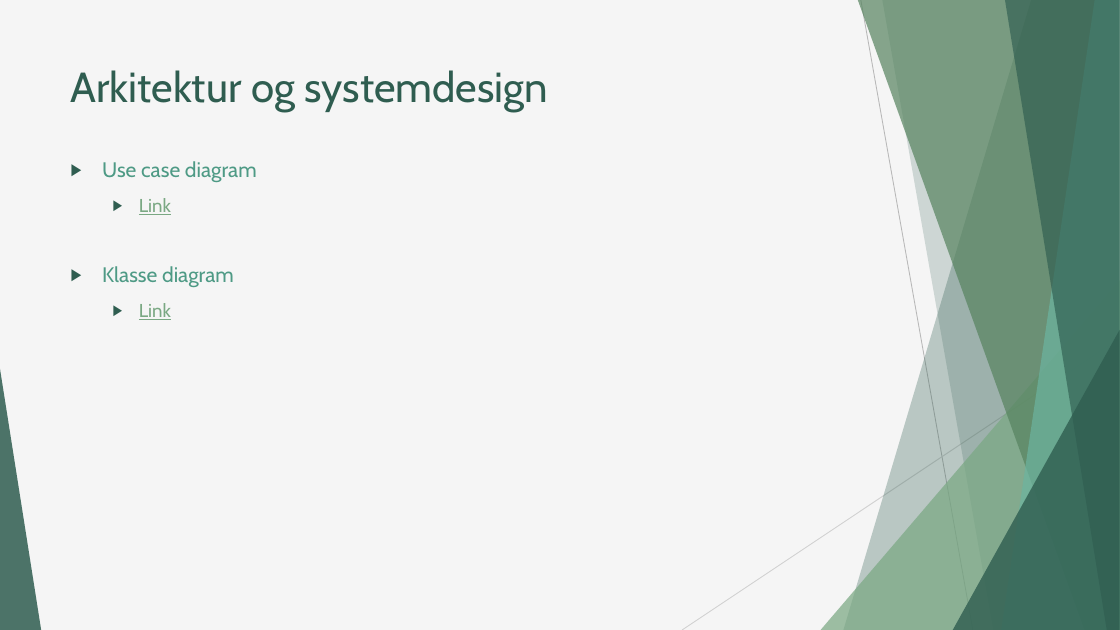
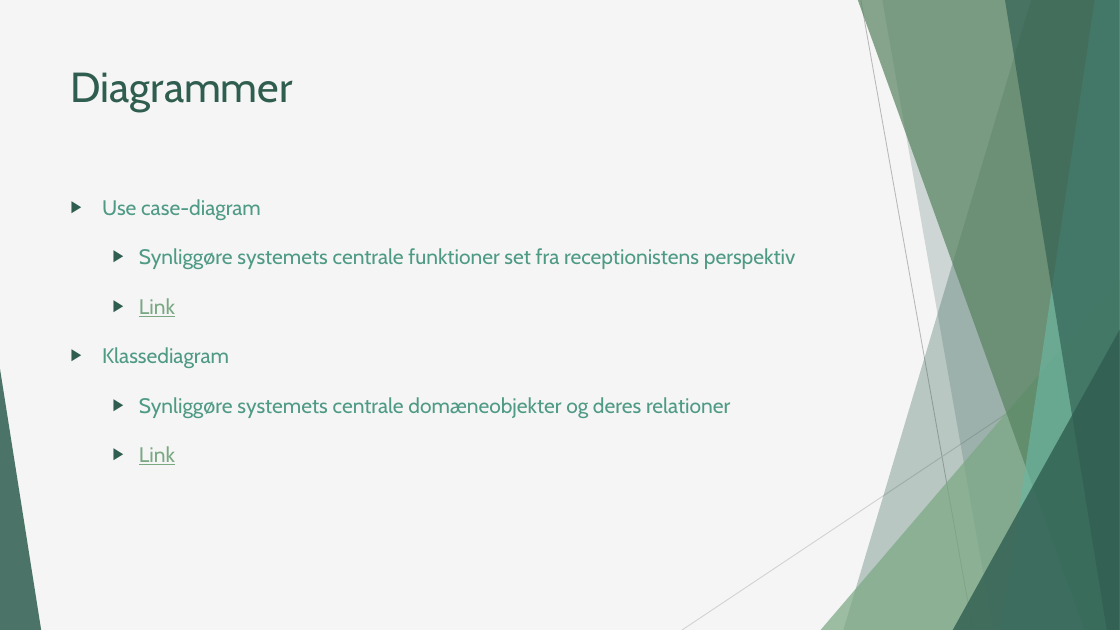
Before and after one commit to hiha76740/SecondSemesterEksamensProjekt, a slide deck: slide 9 of Dokumenter/Powerpoint.pptx (slide 6 before the commit). Drawn at 1120x630 pixels with LibreOffice and Linux fonts; fonts in the diff are those of the drawing. Boxes give left, top, right and bottom in pixels: in the first picture for what was removed or moved away, otherwise in the second. Text is boxed around its words. In the diff, an @@ line names an element or a change of style, - is before the commit and + after.

```diff
--- a/Dokumenter/Powerpoint.pptx
+++ b/Dokumenter/Powerpoint.pptx
@@ title at [71,72,293,112]: text changed @@
-Arkitektur og systemdesign
+Diagrammer
@@ text "Use case-diagram": place and size @@
-text "Use case-diagram" at [102,161,257,320]
+text "Use case-diagram" at [102,199,796,465]
@@ text at [102,199,796,269]: text changed @@
-▶ Use case diagram
+▶ Use case-diagram
+  ▶ Synliggøre systemets centrale funktioner set fra receptionistens perspektiv
@@ text at [139,298,175,465]: size 16 to 18 pt in "Link", "Link"; line spacing 1 to 1.5 @@
@@ text at [102,347,730,418]: text changed @@
-▶ Klasse diagram
+▶ Klassediagram
+  ▶ Synliggøre systemets centrale domæneobjekter og deres relationer
```
Also in this commit, not shown: 4 other slides changed, 6 slides added, 2 slides removed.
